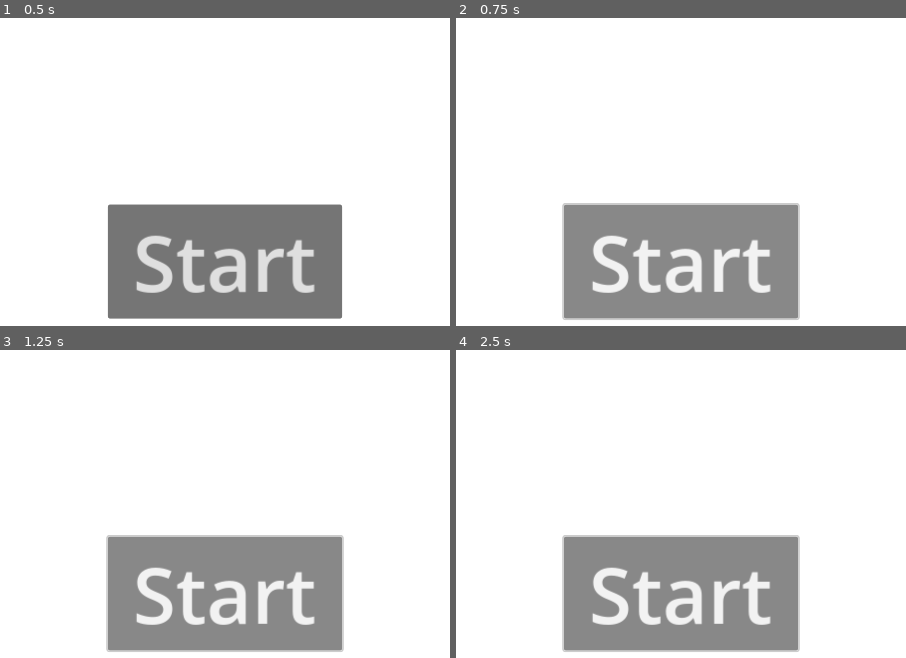
Above: before the commit, frames 1-4 (two rows, left to right).
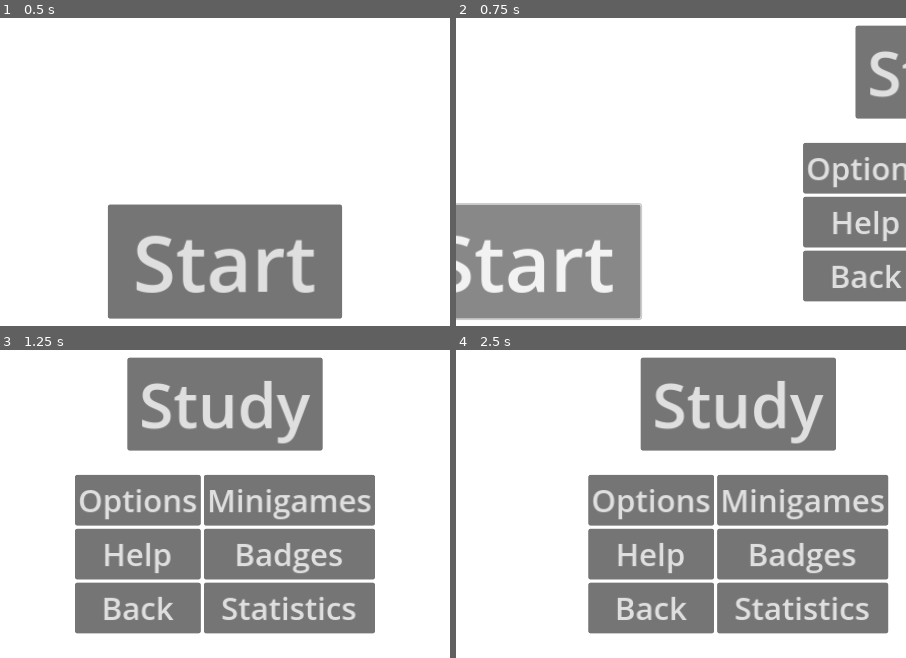
Above: after the commit, the same moments.

Repository: RunDMC2/PomoDojo
Game: Godot game, scene res://Scenes/main_manu.tscn
The game is run twice, just before and just after one commit, with the same random seed, the same clock (stepped at 60 frames per second) and the same inputs.
Inputs (mouse positions are in pixels of both pictures, inside the frame that each line leads up to):
- Up to frame 1 (0.5 s): no input
- Up to frame 2 (0.75 s): click "Start" at 0.5 s
- Up to frame 3 (1.25 s): no input
- Up to frame 4 (2.5 s): click (595, 608) at 1.25 s, where only the run after the commit has a clickable "Back"; click "Start" at 2 s

Frame 1 is identical in both runs. In frame 2, 36% of the frame differs, in the area x 0-100%, y 2-99%; in frame 3, 39%; in frame 4, 42%, in the area x 23-97%, y 2-99%.

Commit message:
added start and back button base movement function

Diff:
--- a/Scenes/main_manu.tscn
+++ b/Scenes/main_manu.tscn
@@ -1,4 +1,7 @@
-[gd_scene format=3 uid="uid://dm7e47kux015i"]
+[gd_scene load_steps=3 format=3 uid="uid://dm7e47kux015i"]
+
+[ext_resource type="Script" path="res://Scripts/start_button.gd" id="1_d54c8"]
+[ext_resource type="Script" path="res://Scripts/back_button.gd" id="2_rbd5i"]
 
 [node name="MainManu" type="Node2D"]
 
@@ -20,6 +23,7 @@
 layout_mode = 2
 theme_override_font_sizes/font_size = 100
 text = "Start"
+script = ExtResource("1_d54c8")
 
 [node name="ExtraButtons" type="Node2D" parent="Buttons"]
 position = Vector2(550, 0)
@@ -48,6 +52,7 @@
 layout_mode = 2
 theme_override_font_sizes/font_size = 40
 text = "Back"
+script = ExtResource("2_rbd5i")
 
 [node name="VBoxContainer2" type="VBoxContainer" parent="Buttons/ExtraButtons/HBoxContainer"]
 layout_mode = 2
@@ -74,3 +79,6 @@
 offset_bottom = 618.0
 theme_override_font_sizes/font_size = 80
 text = "Study"
+
+[connection signal="pressed" from="Buttons/StartButtonContainer/StartButton" to="Buttons/StartButtonContainer/StartButton" method="_on_pressed"]
+[connection signal="pressed" from="Buttons/ExtraButtons/HBoxContainer/VBoxContainer/BackButton" to="Buttons/ExtraButtons/HBoxContainer/VBoxContainer/BackButton" method="_on_pressed"]
--- /dev/null
+++ b/Scripts/back_button.gd
@@ -0,0 +1,18 @@
+extends Button
+
+
+# Called when the node enters the scene tree for the first time.
+func _ready() -> void:
+	pass # Replace with function body.
+
+
+# Called every frame. 'delta' is the elapsed time since the previous frame.
+func _process(delta: float) -> void:
+	pass
+
+
+func _on_pressed() -> void:
+	var tween = create_tween()
+	var target_position = Vector2(0, 0)
+
+	tween.tween_property($"../../../..", "position", target_position, 0.5)
--- /dev/null
+++ b/Scripts/start_button.gd
@@ -0,0 +1,18 @@
+extends Button
+
+
+# Called when the node enters the scene tree for the first time.
+func _ready() -> void:
+	pass # Replace with function body.
+
+
+# Called every frame. 'delta' is the elapsed time since the previous frame.
+func _process(delta: float) -> void:
+	pass
+
+
+func _on_pressed() -> void:
+	var tween = create_tween()
+	var target_position = Vector2(-550, 0)
+
+	tween.tween_property($"../..", "position", target_position, 0.5)
